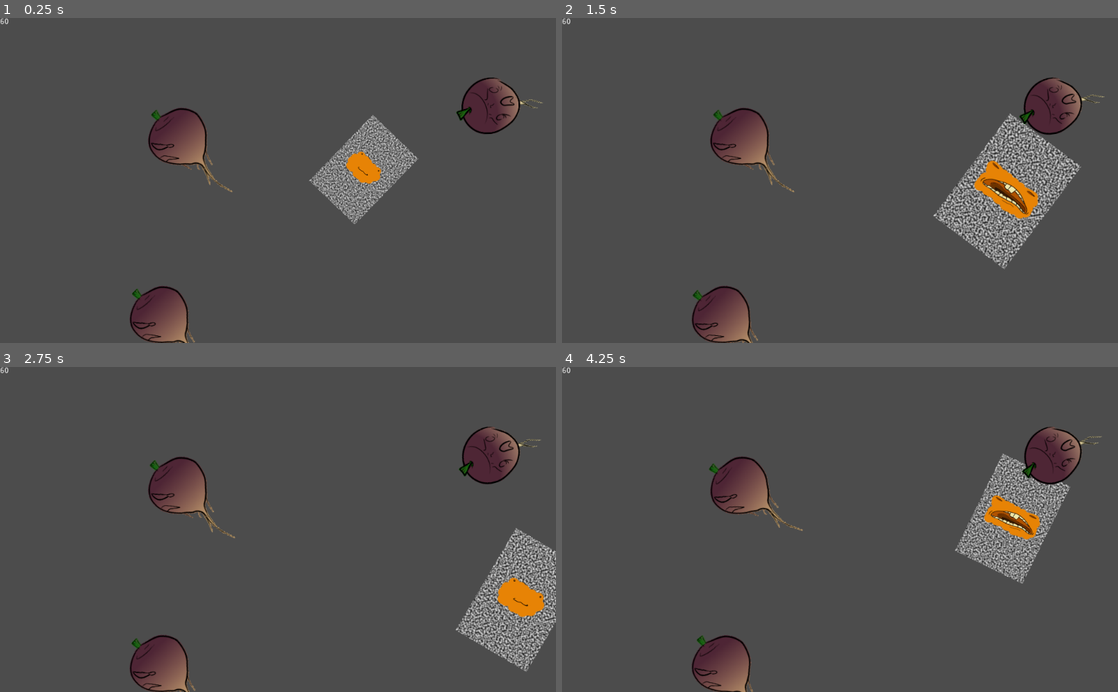
Above: before the commit, frames 1-4 (two rows, left to right).
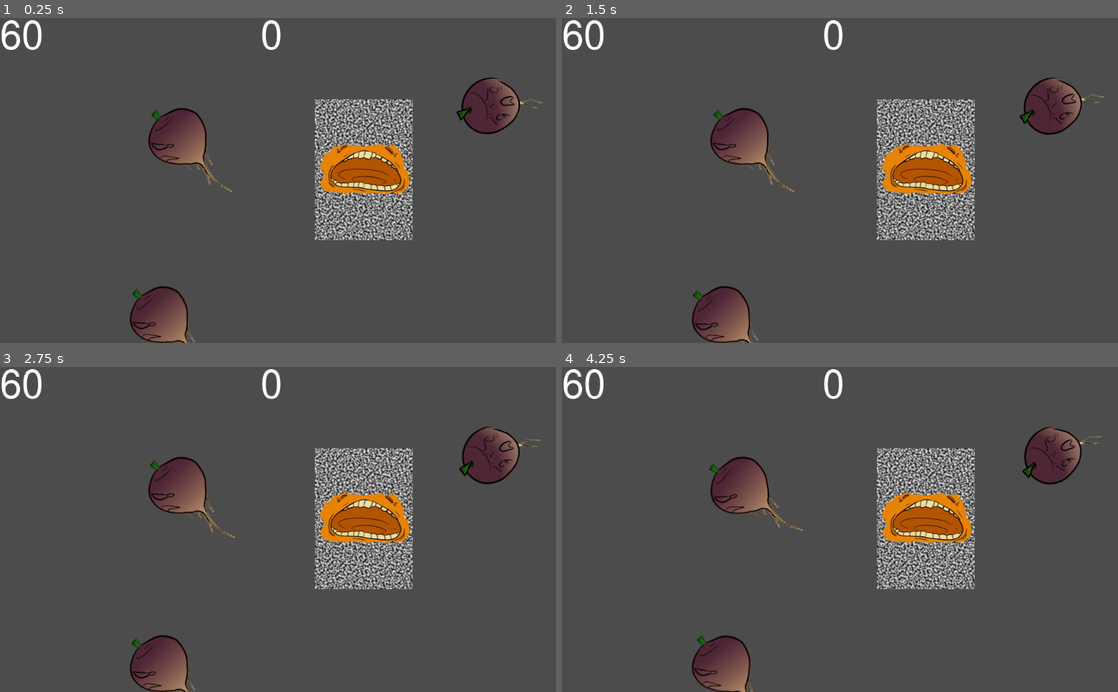
Above: after the commit, the same moments.

Repository: Nopey/carnival
Game: Godot game, scene res://Claw/Game.tscn
Same seed, same stepped clock (60 frames per second), same inputs: the game is played once before the commit and once after it.
Inputs:
- Up to frame 1 (0.25 s): no input
- Up to frame 2 (1.5 s): tap Enter (ui_accept) at 0.5, 0.77 s; hold Right (ui_right) 0.53-1.28 s; hold Down (ui_down) from 1.28 s (still down)
- Up to frame 3 (2.75 s): tap Enter (ui_accept) at 1.52 s; release Down (ui_down) at 2.03 s; hold Right (ui_right) from 2.03 s (still down)
- Up to frame 4 (4.25 s): release Right (ui_right) at 2.78 s; hold Up (ui_up) 2.78-3.53 s; tap Enter (ui_accept) at 3.02, 3.77 s; hold Left (ui_left) from 3.53 s (still down)

The runs differ from the first frame. In frame 1, 6.5% of the frame differs, in the area x 0-76%, y 0-69%; in frame 2, 11%, in the area x 0-94%, y 0-78%; in frame 3, 10%; in frame 4, 9.9%.
Error after the commit: Parse Error: Expected "(" after the identifier (syntax: "func <identifier>([arguments]):" ). (res://Claw/Player.gd:68)

Commit message:
Add Scoring, Timer

Diff:
--- a/Claw/Game.tscn
+++ b/Claw/Game.tscn
@@ -1,19 +1,32 @@
-[gd_scene load_steps=3 format=2]
+[gd_scene load_steps=4 format=2]
 
 [ext_resource path="res://Claw/Turnip.tscn" type="PackedScene" id=1]
 [ext_resource path="res://Claw/Player.tscn" type="PackedScene" id=2]
+[ext_resource path="res://large_nimbus.tres" type="Theme" id=3]
 
 [node name="Node2D" type="Node2D"]
 
-[node name="RichTextLabel" type="RichTextLabel" parent="."]
-margin_right = 40.0
-margin_bottom = 40.0
+[node name="Timer" type="RichTextLabel" parent="."]
+margin_right = 200.0
+margin_bottom = 200.0
+rect_pivot_offset = Vector2( 0.5, 0 )
+theme = ExtResource( 3 )
 visible_characters = 2
 text = "60"
+
+[node name="Score" type="RichTextLabel" parent="."]
+margin_left = 480.0
+margin_right = 580.0
+margin_bottom = 45.0
+grow_horizontal = 2
+rect_pivot_offset = Vector2( 0.5, 0 )
+theme = ExtResource( 3 )
+text = "0"
 fit_content_height = true
 
 [node name="Player" parent="." instance=ExtResource( 2 )]
 position = Vector2( 670, 280 )
+speed = null
 
 [node name="Turnip" parent="." instance=ExtResource( 1 )]
 position = Vector2( 330, 226 )
--- a/Claw/Player.gd
+++ b/Claw/Player.gd
@@ -1,8 +1,12 @@
 extends Area2D
 
-export var mouth_path: NodePath
-onready var mouth = get_node(mouth_path)
+onready var mouth = $Mouth
+onready var timer = $"../Timer"
+onready var score = $"../Score"
 export var speed: float = 200
+
+var time_remaining  = 60.0
+var points = 0
 
 # Called when the node enters the scene tree for the first time.
 func _ready():
@@ -14,6 +18,11 @@
 	walk(delta)
 	gentle_spin()
 	bob_for_turnips(delta)
+	time_remaining -= delta
+	if time_remaining < 0:
+		queue_free() # TODO: proper game-over state, send back to overworld
+	else:
+		timer.text = str(round(time_remaining))
 
 func walk(delta):
 	var input = Vector2(
@@ -56,7 +65,7 @@
 const BOB_IDLE_SCALE: float = 0.65
 const BOB_DOWN_SCALE: float = 1.0
 
-func bob_for_turnips(delta):
+func bob_for_t[Purnips(delta):
 	state_progress += delta
 	if is_state_done():
 		transition_to(get_next_state())
@@ -77,6 +86,9 @@
 	var progress = state_progress / get_state_length()
 	var scale = lerp(from_scale, to_scale, progress)
 	self.scale = Vector2(scale, scale)
+	# hack	QA
+	$BodySprite.modulate = lerp(Color.brown, Color.white, scale)
+	$Mouth/Sprite.modulate = lerp(Color.brown, Color.white, scale)
 
 	# grab turnips
 	if bob_state == BobState.DOWN_HOLD && !gotcha:
@@ -117,7 +129,8 @@
 		BobState.UP_GOTCHA:
 			gotcha.queue_free()
 			gotcha = null
-			# TODO: increase points
+			points += 1
+			score.text = str(points)
 
 	bob_state = state
 
--- a/Claw/Player.tscn
+++ b/Claw/Player.tscn
@@ -22,7 +22,6 @@
 
 [node name="Player" type="Area2D"]
 script = ExtResource( 1 )
-mouth_path = NodePath("Mouth")
 
 [node name="BodyCollider" type="CollisionShape2D" parent="."]
 shape = SubResource( 1 )
--- /dev/null
+++ b/large_nimbus.tres
@@ -0,0 +1,10 @@
+[gd_resource type="Theme" load_steps=3 format=2]
+
+[ext_resource path="res://NimbusSans-Regular.ttf" type="DynamicFontData" id=1]
+
+[sub_resource type="DynamicFont" id=1]
+size = 72
+font_data = ExtResource( 1 )
+
+[resource]
+default_font = SubResource( 1 )
Binary file added: NimbusSans-Regular.ttf
